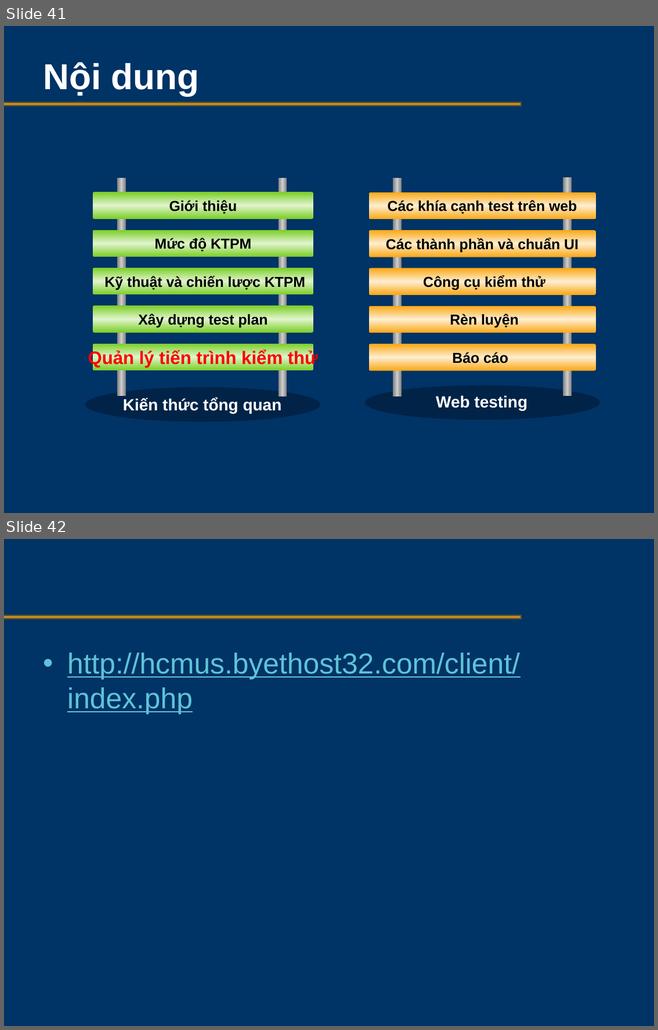
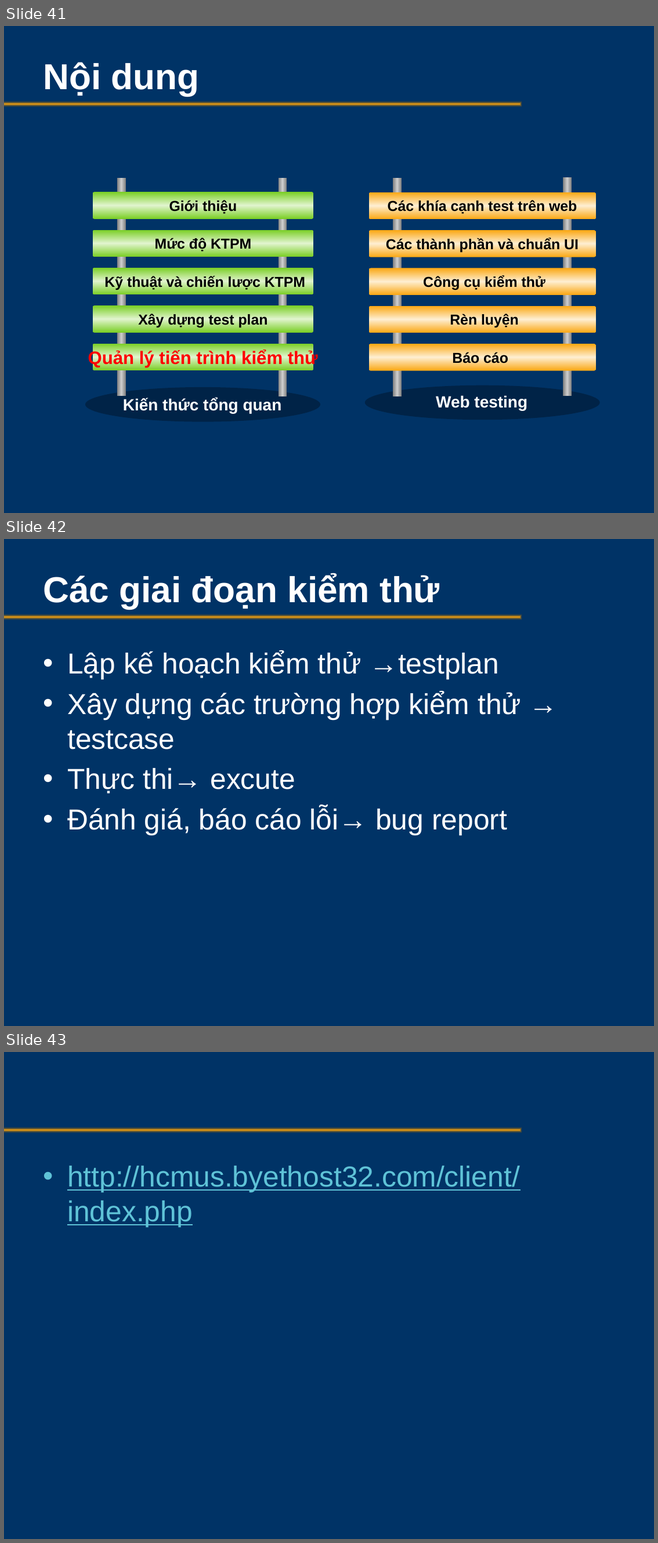
Before and after one commit to testervn/ka-caohoc, a slide deck: QA-QC/SoftwareTesting.pptx. Shown one above the other, each under a label of ours: slides 41 and 42 before the commit, slides 41, 42 and 43 after it. The pictures are 658x1030 and 658x1543 pixels, drawn with LibreOffice and Linux fonts; fonts in the diff are those of the drawing; background and template pictures are left out. Boxes give left, top, right and bottom in pixels: in the first picture for what was removed or moved away, otherwise in the second. Text is boxed around its words. In the diff, an @@ line names an element or a change of style, - is before the commit and + after.

```diff
--- a/QA-QC/SoftwareTesting.pptx
+++ b/QA-QC/SoftwareTesting.pptx
@@ slide 42 added at (4,539,654,1026), background picture (left out); not listed: 1 template element that a slide beside it also shows @@
@@ title added at (43,574,440,609), 40 pt, text #FFFFFF, bold @@
+Các giai đoạn kiểm thử
@@ text added at (67,651,521,836), 32 pt, text #FFFFFF @@
+• Lập kế hoạch kiểm thử →testplan
+• Xây dựng các trường hợp kiểm thử → testcase
+• Thực thi→ excute
+• Đánh giá, báo cáo lỗi→ bug report
@@ what was slide 42 is now slide 43 @@
```
Also in this commit, not shown: 1 other slide added, 2 other files.
